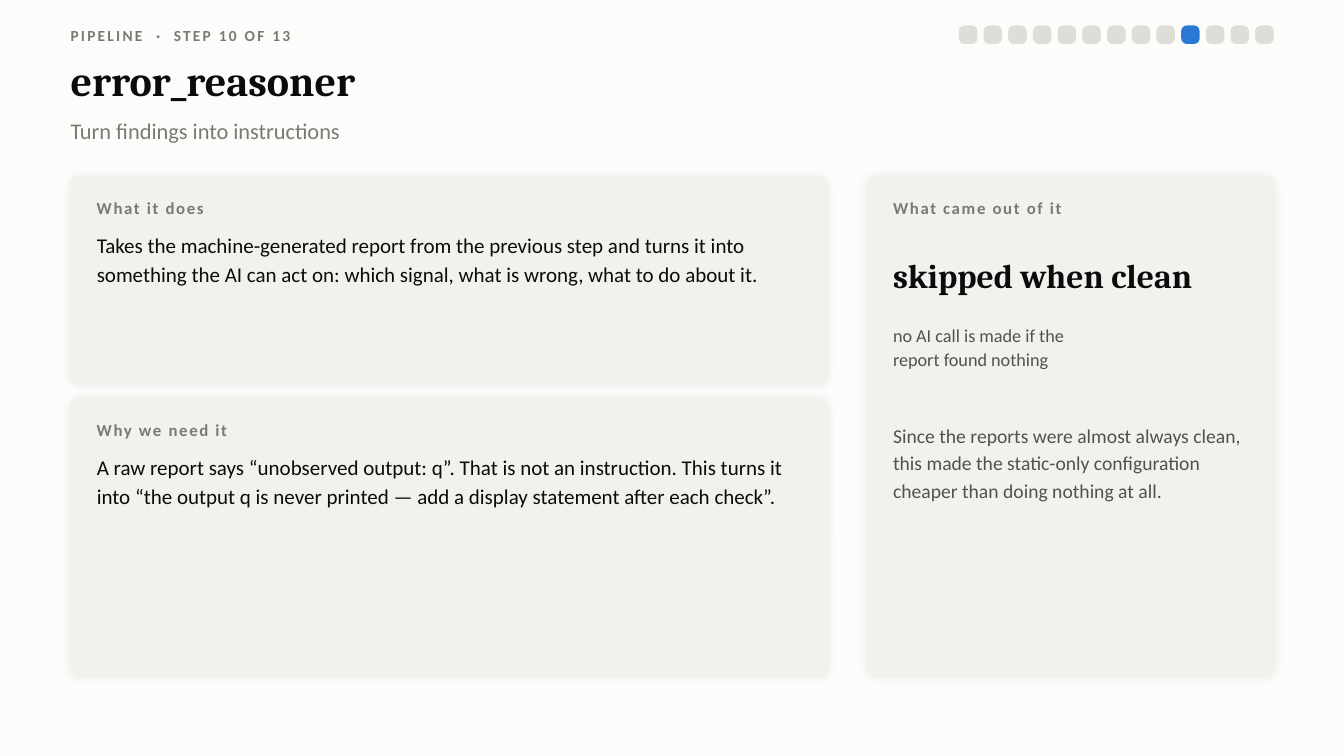
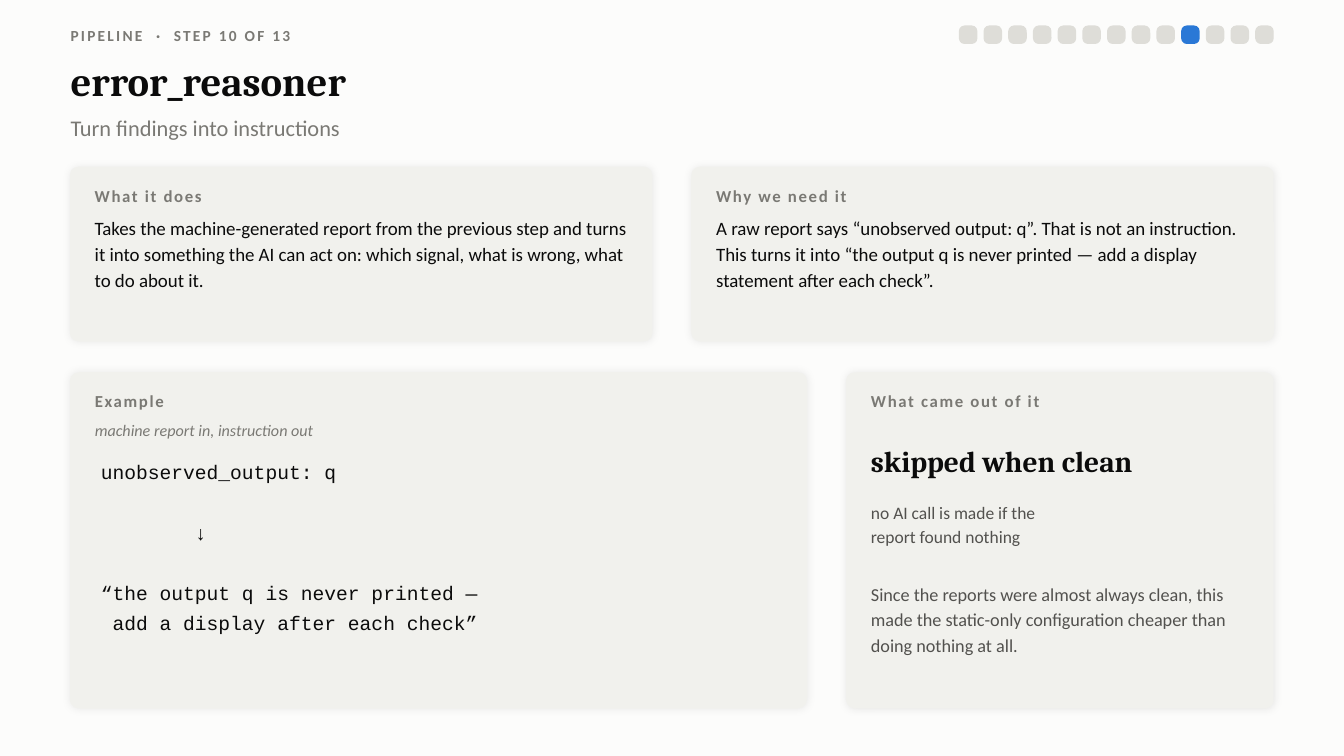
Before and after one commit to Sawaiz-zip/agentic-verilog-testbench, a slide deck: slide 16 of docs/presentation.pptx. Drawn at 1344x756 pixels with LibreOffice and Linux fonts; fonts in the diff are those of the drawing. Boxes give left, top, right and bottom in pixels: in the first picture for what was removed or moved away, otherwise in the second. Text is boxed around its words. In the diff, an @@ line names an element or a change of style, - is before the commit and + after.

```diff
--- a/docs/presentation.pptx
+++ b/docs/presentation.pptx
@@ text "error_reasoner" at [71,76,346,101]: size 30 to 29 pt @@
@@ rounded rectangle: place and size @@
-rounded rectangle at [71,176,827,383]
+rounded rectangle at [71,167,651,341]
@@ rounded rectangle added at [693,167,1273,341], fill #F1F1ED, outline #F1F1ED 1 pt @@
@@ text "What it does": place and size @@
-text "What it does" at [97,202,204,214]
+text "What it does" at [95,190,202,202]
@@ text "Why we need it": place and size @@
-text "Why we need it" at [97,424,227,439]
+text "Why we need it" at [716,190,847,205]
@@ text "Takes the machine-generated report from ...": place and size @@
-text "Takes the machine-generated report from ..." at [97,238,757,286]
+text "Takes the machine-generated report from ..." at [95,222,626,287]
@@ text "Takes the machine-generated report from ..." at [95,222,626,287]: size 15 to 13.5 pt; line spacing 1.16 to 1.14 @@
@@ text "A raw report says “unobserved ..." at [716,221,1236,287]: size 15 to 13.5 pt; line spacing 1.16 to 1.14 @@
@@ text "A raw report says “unobserved ...": place and size @@
-text "A raw report says “unobserved ..." at [97,460,782,508]
+text "A raw report says “unobserved ..." at [716,221,1236,287]
@@ rounded rectangle: place and size @@
-rounded rectangle at [71,398,827,676]
+rounded rectangle at [71,373,807,708]
@@ proportions changed in 3 elements at [71,167,651,341], [71,373,807,708], [847,373,1273,708] @@
@@ rounded rectangle: place and size @@
-rounded rectangle at [867,176,1273,676]
+rounded rectangle at [847,373,1273,708]
@@ text "What came out of it": place and size @@
-text "What came out of it" at [893,202,1062,214]
+text "What came out of it" at [871,395,1040,407]
@@ text added at [95,395,164,410], 12 pt, text #7A7974, bold @@
+Example
@@ text added at [95,425,313,439], 11.5 pt, text #7A7974, italic @@
+machine report in, instruction out
@@ text "skipped when clean": place and size @@
-text "skipped when clean" at [893,264,1192,295]
+text "skipped when clean" at [871,451,1133,479]
@@ text "skipped when clean" at [871,451,1133,479]: size 24 to 21 pt @@
@@ text added at [101,465,478,634], 14 pt, text #0B0B0B @@
+unobserved_output: q
+↓
+“the output q is never printed —
+add a display after each check”
@@ text "no AI call is made ...": place and size @@
-text "no AI call is made ..." at [893,329,1064,369]
+text "no AI call is made ..." at [871,507,1035,546]
@@ text "no AI call is made ..." at [871,507,1035,546]: size 13 to 12.5 pt @@
@@ text "Since the reports were almost ...": place and size @@
-text "Since the reports were almost ..." at [893,429,1240,502]
+text "Since the reports were almost ..." at [871,588,1226,655]
@@ text "Since the reports were almost ..." at [871,588,1226,655]: size 14 to 13 pt @@
```
Also in this commit, not shown: 12 other slides changed, 1 other file.
